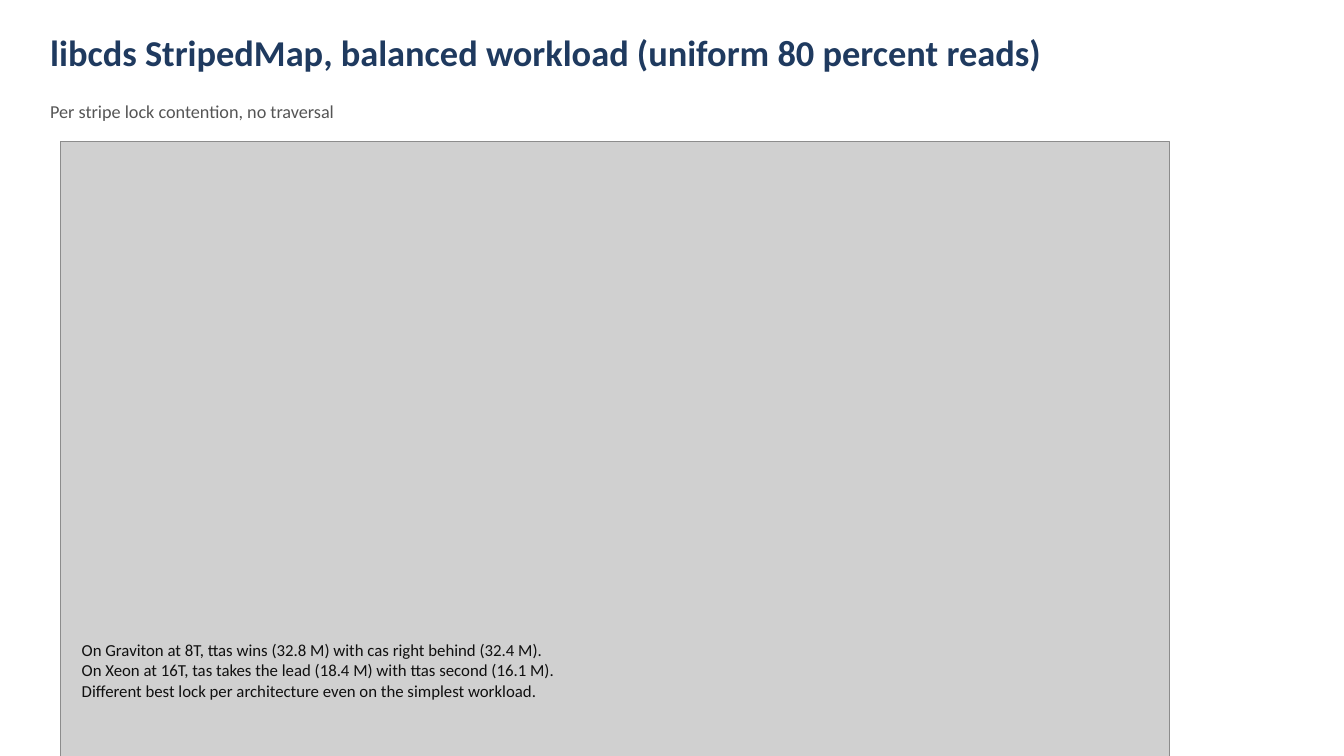
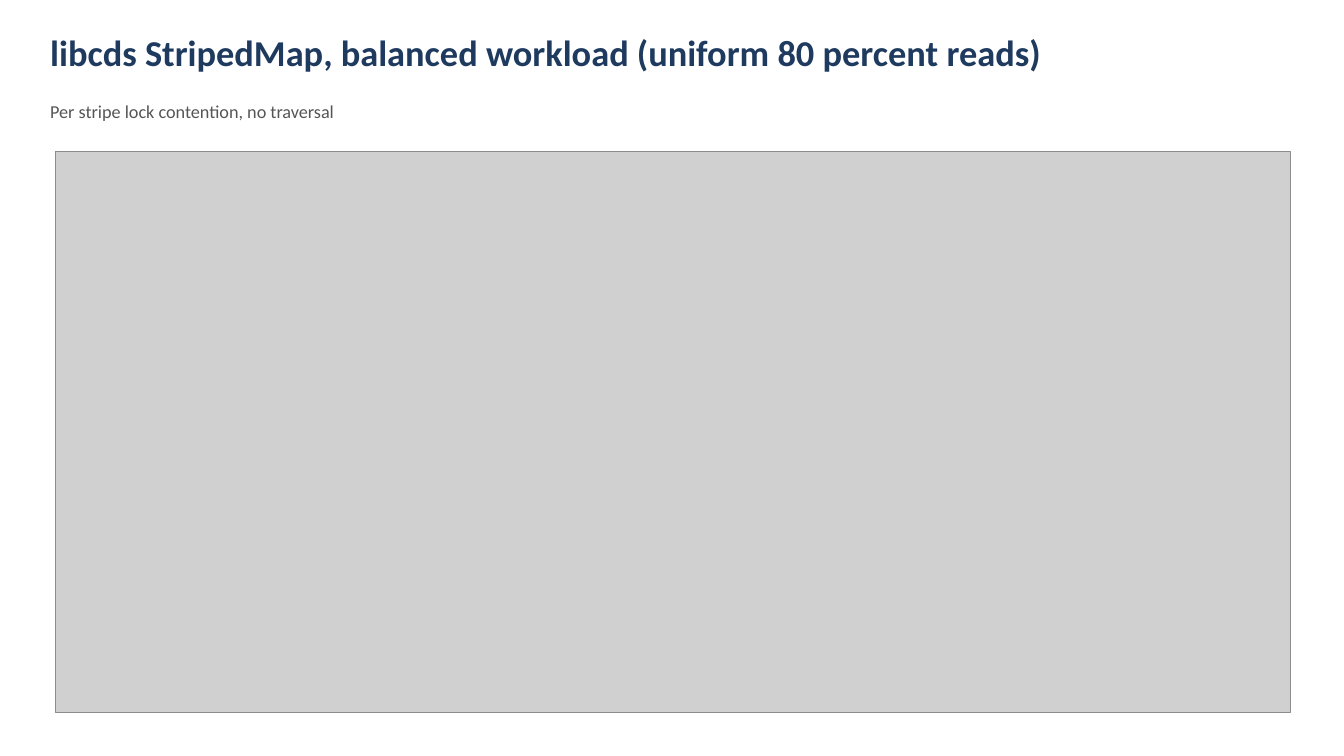
Before and after one commit to apana03/lockbench, a slide deck: slide 13 of results/deck/index_lock_evaluation.pptx. Drawn at 1344x756 pixels with LibreOffice and Linux fonts; fonts in the diff are those of the drawing; grey boxes stand for pictures. Boxes give left, top, right and bottom in pixels: in the first picture for what was removed or moved away, otherwise in the second. Text is boxed around its words. In the diff, an @@ line names an element or a change of style, - is before the commit and + after.

Commit message:
deck: fix throughput slide overflow, drop bullets, leave plot only
The throughput slides were overflowing the slide bottom because the
combined figure (figsize=(13, 7.5), height_ratios=[3,2]) rendered at
6.35" tall when placed at width=11", and the title row took 1.4",
totalling 7.75" against a 7.5" slide. The bullets text underneath then
landed on top of the bar chart at the bottom of the image.

Two fixes:
- Reduce the matplotlib figure to figsize=(14, 6.4) so the aspect ratio
  is wider/flatter (2.19 vs 1.73). At width 12.25" the rendered image
  is 5.6" tall.
- Remove the bullets entirely from every throughput slide. The plots
  carry the message on their own (lines on top, ranking bars below
  with numerical labels).

Slide layout per throughput slide: title 1.4" + image 5.6" = 7.0" used
out of 7.5" available, no overlap.

```diff
--- a/results/deck/index_lock_evaluation.pptx
+++ b/results/deck/index_lock_evaluation.pptx
@@ picture: place and size @@
-picture at [60, 141, 1170, 756]
+picture at [55, 151, 1291, 713]
@@ text removed at [82, 644, 554, 700] @@
-On Graviton at 8T, ttas wins (32.8 M) with cas right behind (32.4 M).
-On Xeon at 16T, tas takes the lead (18.4 M) with ttas second (16.1 M).
-Different best lock per architecture even on the simplest workload.
```
Also in this commit, not shown: 6 other slides changed, 8 other files.
